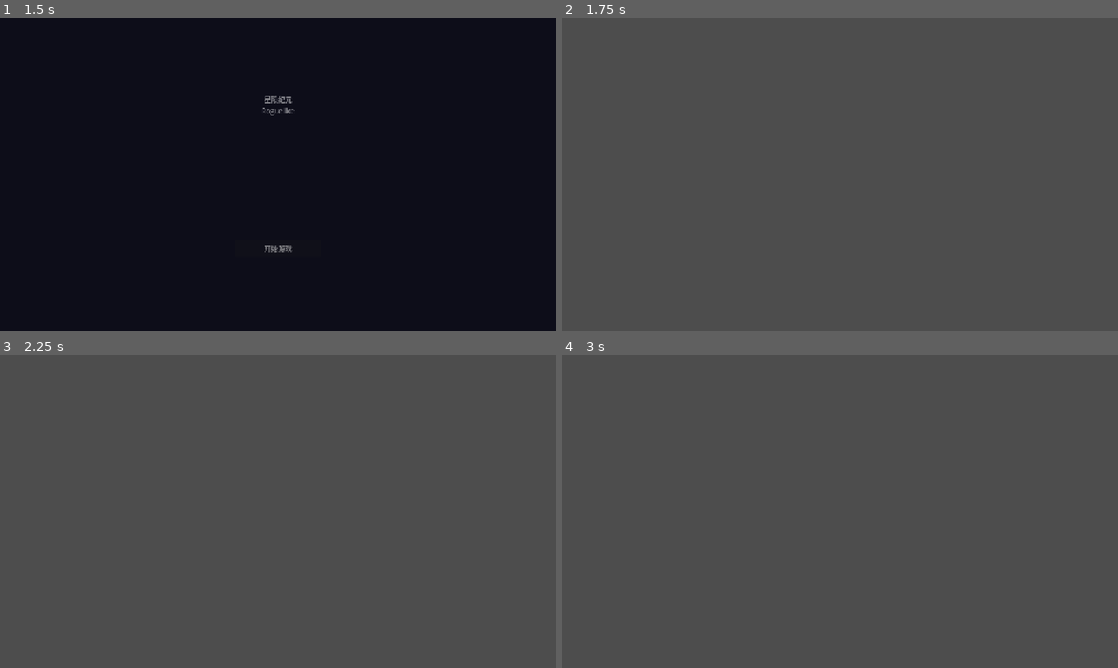
Above: before the commit, frames 1-4 (two rows, left to right).
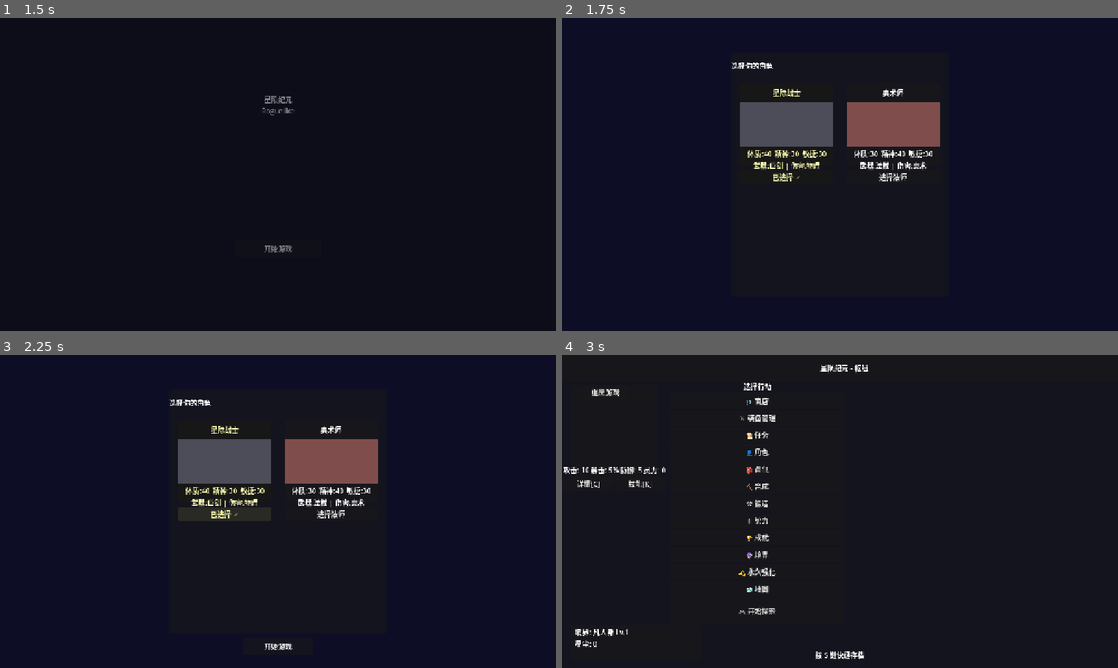
Above: after the commit, the same moments.

Repository: XiaZiHunDun/XingJiRoguelike
Game: Godot game, scene res://scenes/main.tscn
Same seed, same stepped clock (60 frames per second), same inputs: the game is played once before the commit and once after it.
Inputs (mouse positions are in pixels of both pictures, inside the frame that each line leads up to):
- Up to frame 1 (1.5 s): tap Enter (end_turn) at 0.5 s; move the mouse to (400, 158) at 0.52 s; hold Enter (end_turn) 0.53-1.25 s; click (400, 158) at 0.67 s; click "开始游戏" at 1.25 s
- Up to frame 2 (1.75 s): no input
- Up to frame 3 (2.25 s): click (222, 514) at 2 s, where only the run after the commit has a clickable "已选择 ✓"
- Up to frame 4 (3 s): click (840, 646) at 2.75 s, where only the run after the commit has a clickable "开始游戏"

Frame 1 is identical in both runs. In frame 2, 97% of the frame differs, in the area x 0-100%, y 0-100%; in frame 3, 97%; in frame 4, 100%.
Error before the commit: Parse Error: Could not preload resource file "res://scenes/battle/battle_scene.tscn". (res://scenes/game.gd:41)

Commit message:
fix: 修复battle_scene.tscn语法错误
- 移除tscn中不支持的注释语法
- 修复ATBLabel节点路径错误

Co-Authored-By: Claude <noreply@anthropic.com>

Diff:
--- a/godot_project/scenes/battle/battle_scene.tscn
+++ b/godot_project/scenes/battle/battle_scene.tscn
@@ -11,7 +11,6 @@
 
 [node name="UILayer" type="CanvasLayer" parent="."]
 
-# ==================== 角色选择界面 ====================
 [node name="CharacterSelect" type="Control" parent="UILayer"]
 layout_mode = 1
 anchors_preset = 15
@@ -45,16 +44,17 @@
 
 [node name="Title" type="Label" parent="UILayer/CharacterSelect/CenterPanel"]
 layout_mode = 2
+offset_top = 10.0
+offset_bottom = 50.0
 text = "选择你的角色"
 horizontal_alignment = 1
 vertical_alignment = 1
 
 [node name="Separator" type="HSeparator" parent="UILayer/CharacterSelect/CenterPanel"]
 layout_mode = 2
-offset_top = 50.0
-offset_bottom = 55.0
-
-# 战士选择卡片
+offset_top = 55.0
+offset_bottom = 60.0
+
 [node name="WarriorCard" type="Panel" parent="UILayer/CharacterSelect/CenterPanel"]
 layout_mode = 2
 offset_left = 20.0
@@ -78,7 +78,6 @@
 anchors_preset = 10
 anchor_right = 1.0
 offset_top = 45.0
-offset_right = 0.0
 offset_bottom = 145.0
 grow_horizontal = 2
 color = Color(0.3, 0.3, 0.5, 1)
@@ -99,10 +98,9 @@
 anchors_preset = 10
 anchor_right = 1.0
 anchor_bottom = 1.0
-offset_top = 170.0
+offset_top = 200.0
 text = "选择战士"
 
-# 法师选择卡片
 [node name="MageCard" type="Panel" parent="UILayer/CharacterSelect/CenterPanel"]
 layout_mode = 2
 offset_left = 265.0
@@ -126,7 +124,6 @@
 anchors_preset = 10
 anchor_right = 1.0
 offset_top = 45.0
-offset_right = 0.0
 offset_bottom = 145.0
 grow_horizontal = 2
 color = Color(0.5, 0.3, 0.3, 1)
@@ -147,10 +144,9 @@
 anchors_preset = 10
 anchor_right = 1.0
 anchor_bottom = 1.0
-offset_top = 170.0
+offset_top = 200.0
 text = "选择法师"
 
-# ==================== 战斗UI（默认隐藏）====================
 [node name="ATBBar" type="ProgressBar" parent="UILayer"]
 visible = false
 layout_mode = 1
